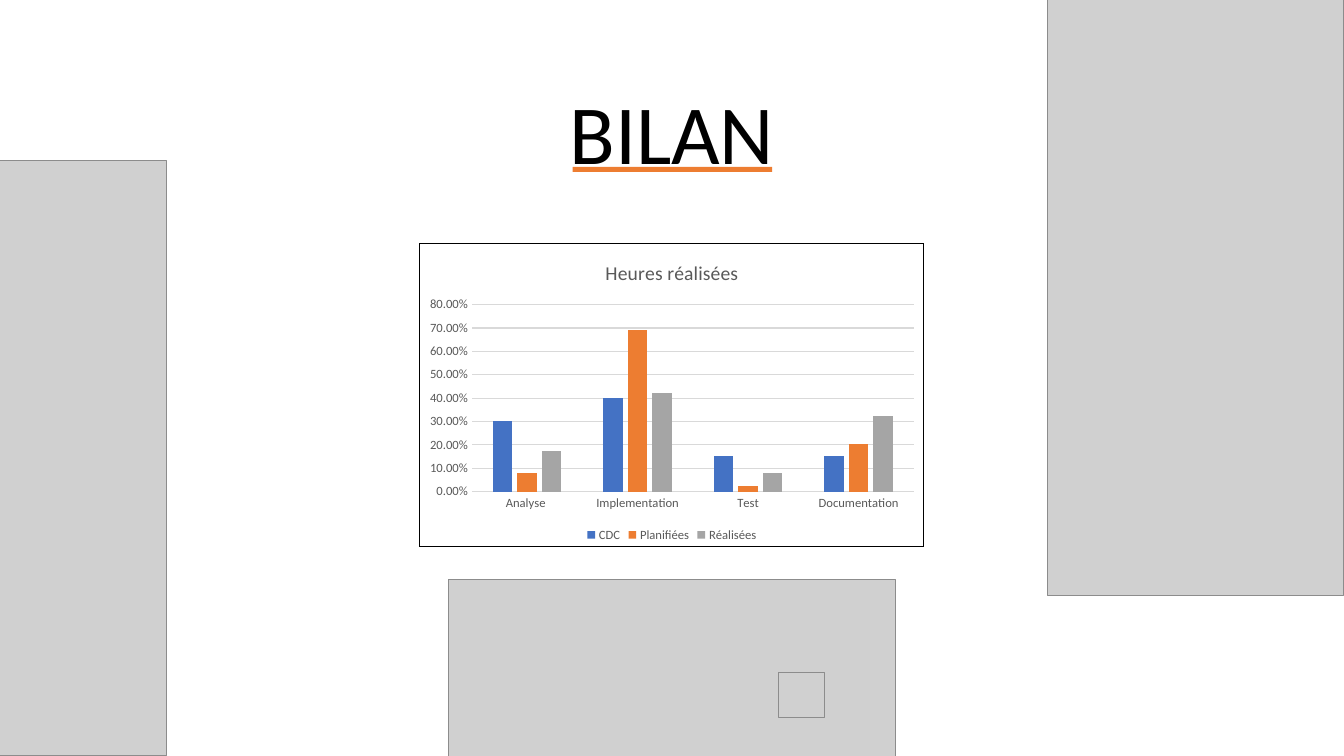
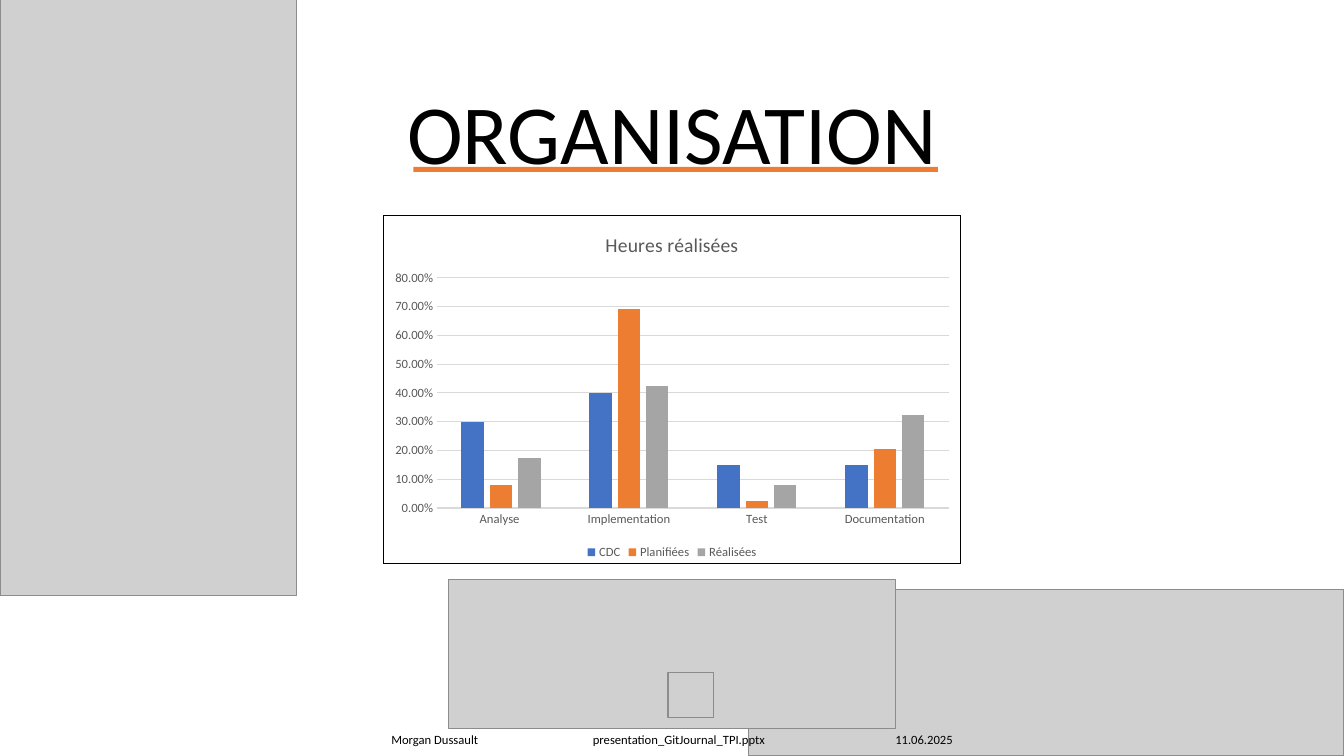
Before and after one commit to Morgan-DD/GitJournal, a slide deck: slide 21 of presentation/presentation_GitJournal_TPI.pptx (slide 14 before the commit). Drawn at 1344x756 pixels with LibreOffice and Linux fonts; fonts in the diff are those of the drawing; grey boxes stand for pictures. Boxes give left, top, right and bottom in pixels: in the first picture for what was removed or moved away, otherwise in the second. Text is boxed around its words. In the diff, an @@ line names an element or a change of style, - is before the commit and + after.

Commit message:
doc(presentation)

```diff
--- a/presentation/presentation_GitJournal_TPI.pptx
+++ b/presentation/presentation_GitJournal_TPI.pptx
@@ picture added at [0,0,296,596] @@
@@ picture removed at [1048,0,1344,596] @@
@@ text at [407,109,936,172]: text changed @@
-BILAN
+ORGANISATION
@@ picture removed at [0,160,167,756] @@
@@ rectangle: place and size @@
-rectangle at [573,167,772,172]
+rectangle at [413,167,938,172]
@@ column chart: place and size @@
-column chart at [420,244,925,546]
+column chart at [384,216,961,565]
@@ picture: place and size @@
-picture at [449,580,896,756]
+picture at [449,580,896,729]
@@ picture added at [749,589,1344,756] @@
@@ picture: place and size @@
-picture at [778,673,824,718]
+picture at [668,673,714,718]
@@ text added at [391,733,952,747], 9 pt, text #000000 @@
+Morgan Dussault presentation_GitJournal_TPI.pptx 11.06.2025
```
Also in this commit, not shown: 14 other slides changed, 11 slides added, 19 other files.
